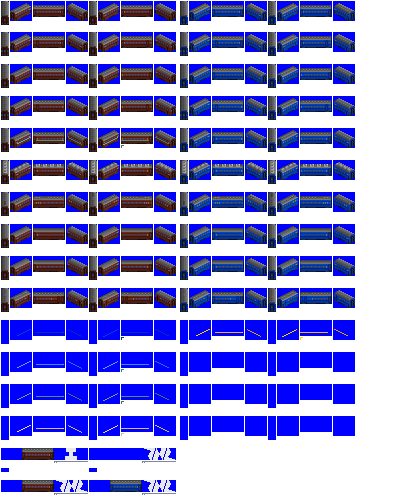
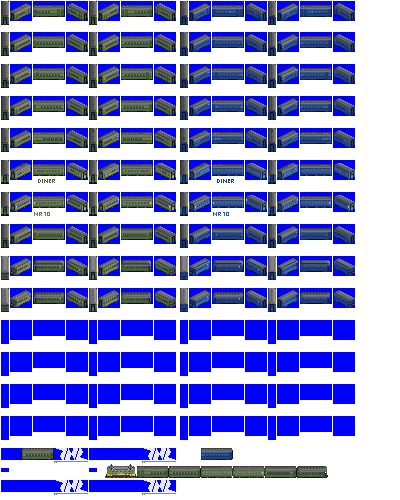
Layers edited between the first and the second 400px x 500px image:
hid "stripes", painted on it over [17, 137, 348, 460]
showed "suha44 cc" over [180, 6, 355, 460]
showed "suha44 tokaido", painted on it over [1, 6, 328, 478]
hid "suha43 blue", painted on it over [109, 6, 355, 492]
hid "suha43", painted on it over [1, 6, 176, 492]
